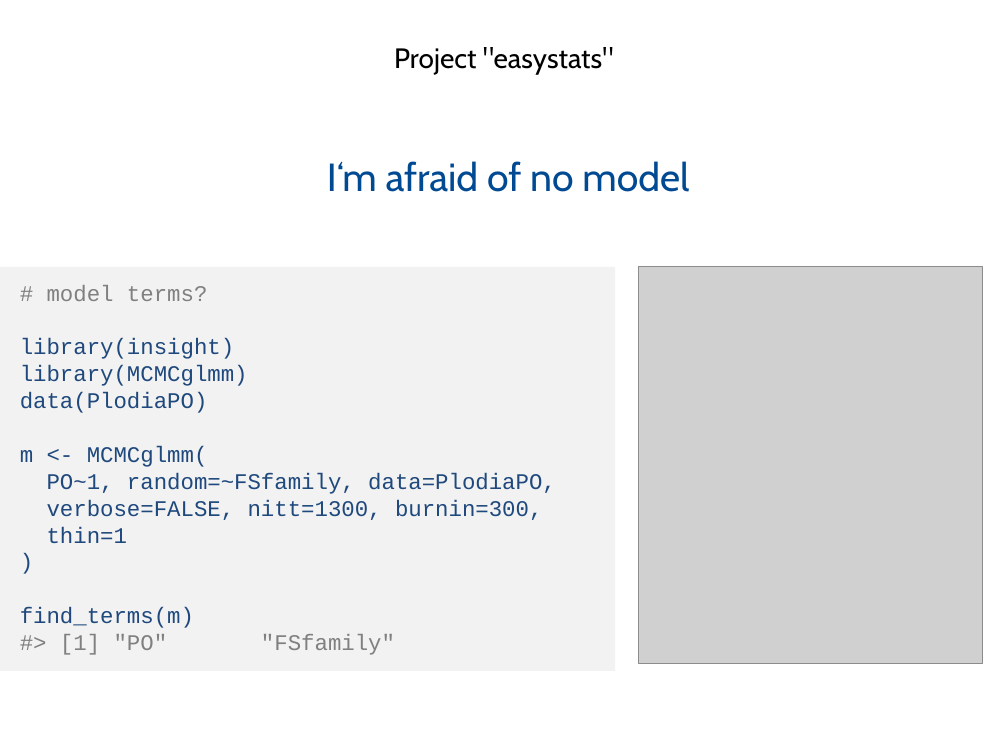
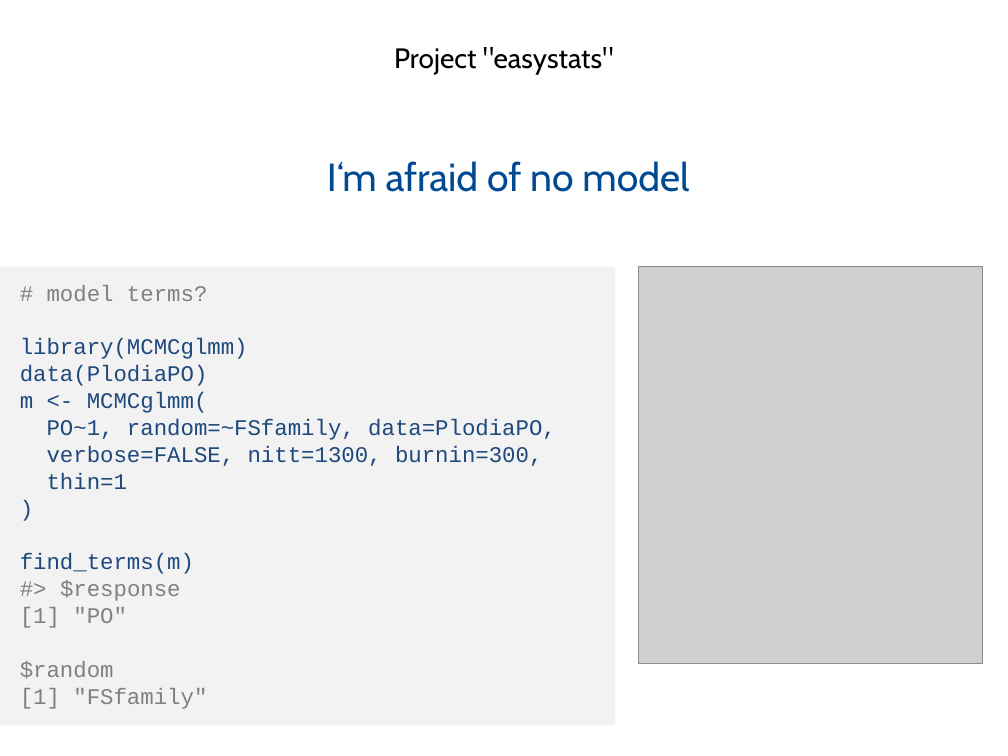
Before and after one commit to easystats/easystats, a slide deck: slide 18 of presentations/2019-02_Hamburg_RUG/1902 Hamburg RUG easystats.pptx. Drawn at 1008x756 pixels with LibreOffice and Linux fonts; fonts in the diff are those of the drawing; grey boxes stand for pictures; background and template pictures are left out. Boxes give left, top, right and bottom in pixels: in the first picture for what was removed or moved away, otherwise in the second. Text is boxed around its words. In the diff, an @@ line names an element or a change of style, - is before the commit and + after.

```diff
--- a/presentations/2019-02_Hamburg_RUG/1902 Hamburg RUG easystats.pptx
+++ b/presentations/2019-02_Hamburg_RUG/1902 Hamburg RUG easystats.pptx
@@ rectangle "# model terms?": place and size @@
-rectangle "# model terms?" at [0,267,615,671]
+rectangle "# model terms?" at [0,267,615,726]
@@ text in rectangle at [20,338,234,359]: paragraph removed @@
-library(insight)
@@ text in rectangle at [20,580,207,709]: text changed @@
-#> [1] "PO" "FSfamily"
+#> $response
+[1] "PO"
+$random
+[1] "FSfamily"
```
Also in this commit, not shown: 1 slide added, 1 other file.
